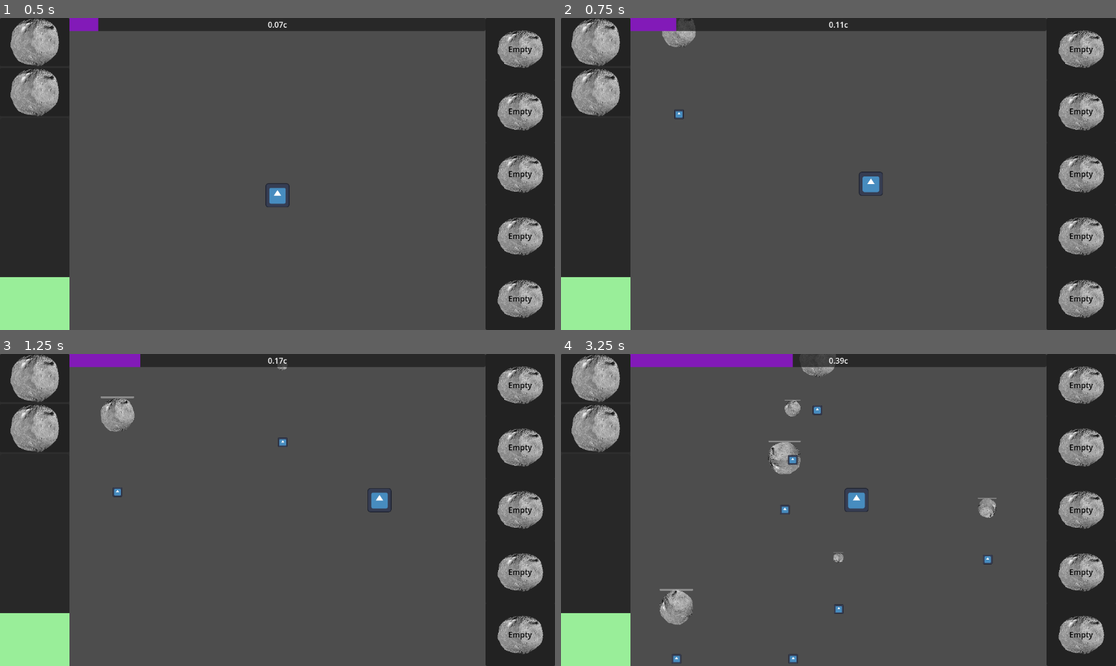
Above: before the commit, frames 1-4 (two rows, left to right).
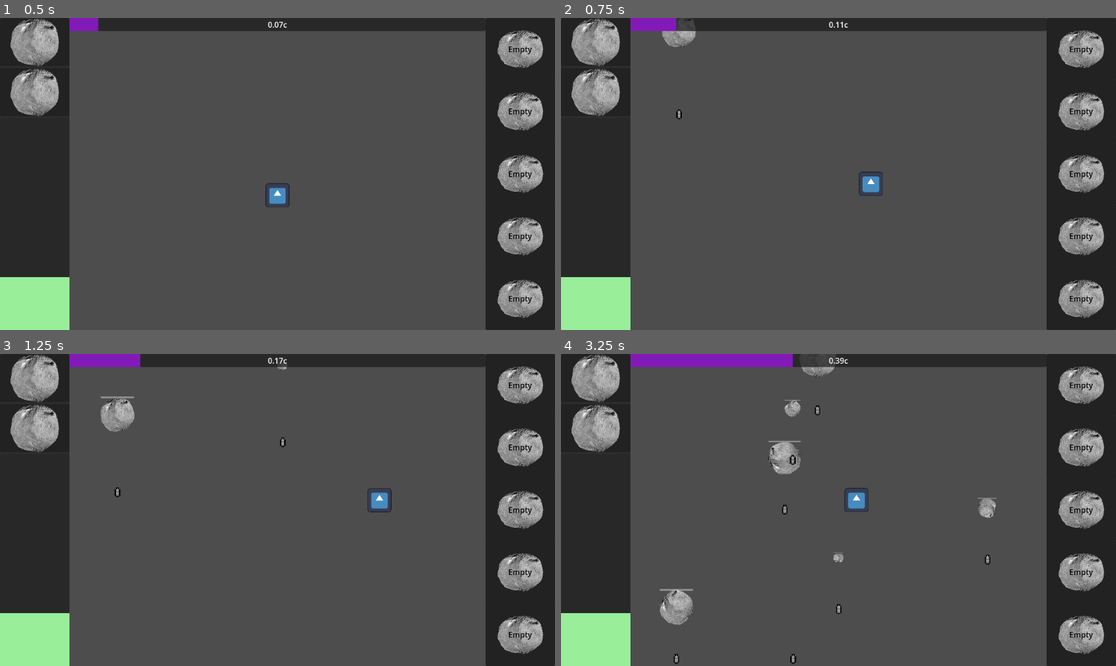
Above: after the commit, the same moments.

Repository: DigitsCodeCompendium/game.MJ198
Game: Godot game, scene res://scenes/game.tscn
Same seed, same stepped clock (60 frames per second), same inputs: the game is played once before the commit and once after it. The engine's default icon, where the game draws it, is replaced by a stand-in: a white triangle on a blue panel in a dark square.
Inputs (mouse positions are in pixels of both pictures, inside the frame that each line leads up to):
- Up to frame 1 (0.5 s): no input
- Up to frame 2 (0.75 s): move the mouse to (960, 158) at 0.52 s; hold ` (discard_module_pending) from 0.53 s (still down)
- Up to frame 3 (1.25 s): keep holding ` (discard_module_pending)
- Up to frame 4 (3.25 s): move the mouse to (727, 525) at 1.27 s; release ` (discard_module_pending) at 1.28 s; tap N (discard_weapon) at 1.35 s; move the mouse to (894, 441) at 2.02 s; tap A (power_down_module_1) at 2.1 s; move the mouse to (810, 572) at 2.77 s; tap S (power_down_module_2) at 2.85 s

Frame 1 is identical in both runs. In frame 2, less than 0.1% of the frame differs, in the area x 20-23%, y 29-33%; in frame 3, less than 0.1%; in frame 4, 0.3%, in the area x 20-78%, y 16-100%.

Commit message:
updated bullet and weapon icons

Diff:
--- a/resources/weapons/basic_player_cannon.tres
+++ b/resources/weapons/basic_player_cannon.tres
@@ -2,7 +2,7 @@
 
 [ext_resource type="PackedScene" uid="uid://cfr6dshc1ngsh" path="res://scenes/systems/weapons/cannon/basic_bullet.tscn" id="1_jq2mo"]
 [ext_resource type="Script" uid="uid://ci7we2a0ieoim" path="res://scenes/systems/weapons/cannon/cannon_weapon.gd" id="2_f0xoq"]
-[ext_resource type="Texture2D" uid="uid://7hodskxrp3bw" path="res://assets/weapon_icons/weapon_icon_basic_cannon.png" id="3_f0xoq"]
+[ext_resource type="Texture2D" uid="uid://c6k4yokkjgfxh" path="res://assets/weapon_icons/cannon_weapon.png" id="3_f0xoq"]
 
 [resource]
 script = ExtResource("2_f0xoq")
--- a/scenes/systems/weapons/cannon/basic_bullet.tscn
+++ b/scenes/systems/weapons/cannon/basic_bullet.tscn
@@ -1,19 +1,22 @@
 [gd_scene load_steps=4 format=3 uid="uid://cfr6dshc1ngsh"]
 
-[ext_resource type="Texture2D" uid="uid://cfr0rhexv1n2a" path="res://assets/icon.svg" id="1_hc5j7"]
 [ext_resource type="Script" uid="uid://mxhhnccuqqmg" path="res://scenes/systems/weapons/cannon/basic_bullet.gd" id="1_kewi4"]
+[ext_resource type="Texture2D" uid="uid://dcrv4pav0knde" path="res://assets/weapon_icons/cannon_shell.png" id="2_m1xnm"]
 
-[sub_resource type="CircleShape2D" id="CircleShape2D_kewi4"]
+[sub_resource type="CapsuleShape2D" id="CapsuleShape2D_kvbig"]
+radius = 6.0
+height = 20.0
 
 [node name="BasicBullet" type="Area2D"]
 script = ExtResource("1_kewi4")
 
 [node name="Sprite2D" type="Sprite2D" parent="."]
-position = Vector2(1.9073486e-06, 1.9073486e-06)
-scale = Vector2(0.15625, 0.15625)
-texture = ExtResource("1_hc5j7")
+texture_filter = 1
+scale = Vector2(2.239062, 2.239062)
+texture = ExtResource("2_m1xnm")
 
 [node name="CollisionShape2D" type="CollisionShape2D" parent="."]
-shape = SubResource("CircleShape2D_kewi4")
+shape = SubResource("CapsuleShape2D_kvbig")
 
 [node name="VisibleOnScreenNotifier2D" type="VisibleOnScreenNotifier2D" parent="."]
+rect = Rect2(-6, -10, 12, 20)
Not shown: 1 places in resources/pickups/asteroid_drop_table.tres that only renumber resources
